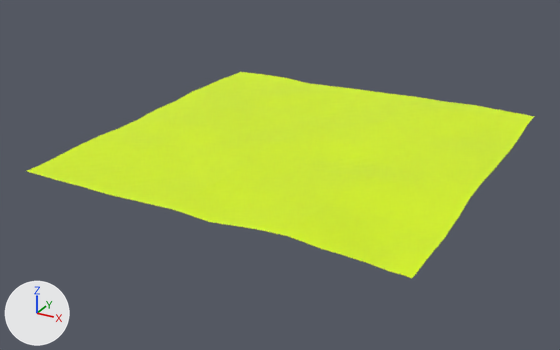
What one commit did to the Blender file Prototypes/Sand/sand.blend.
Both versions are drawn from a 50 mm camera at (176.0, -343.0, 149.0) aimed at (-6.0, -11.0, -16.0). Every picture has the same lights, and +X, +Y and +Z are marked at lower left.
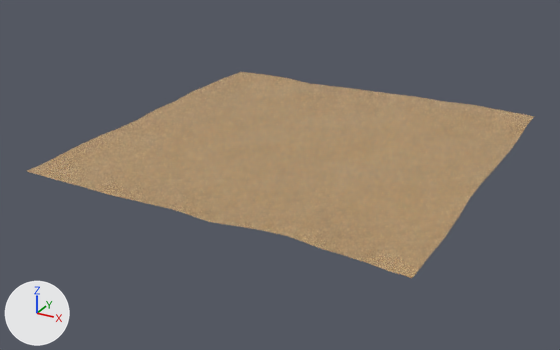
What differs and where, as boxes [x1, y1, x2, y2] in the pictures (560 x 350 px):
'Plane', surface changed (green to beige): [27, 72, 535, 278] in both

Patch to the scene script:
```diff
--- a/Prototypes/Sand/sand.blend.py
+++ b/Prototypes/Sand/sand.blend.py
@@ img_sand_jpg @@
+img_sand_jpg = load_image('sand.jpg', 'sand.jpg', 1024, 1024, 'sRGB')
@@ mat_sandimage @@
 n0 = _N.new('ShaderNodeBsdfPrincipled'); n0.name = 'Principled BSDF'
 n1 = _N.new('ShaderNodeOutputMaterial'); n1.name = 'Material Output'
-n2 = _N.new('ShaderNodeRGB'); n2.name = 'RGB'
-n2.outputs[0].default_value = (0.704, 0.96, 0.0, 1.0)  # 'Color', yellow #dafa00
+n3 = _N.new('ShaderNodeTexImage'); n3.name = 'Image Texture'
+n3.image = img_sand_jpg
 _L.new(n0.outputs[0], n1.inputs[0])  # 'BSDF' to 'Surface'
-_L.new(n2.outputs[0], n0.inputs[0])  # 'Color' to 'Base Color'
+_L.new(n3.outputs[0], n0.inputs[0])  # 'Color' to 'Base Color'
```
